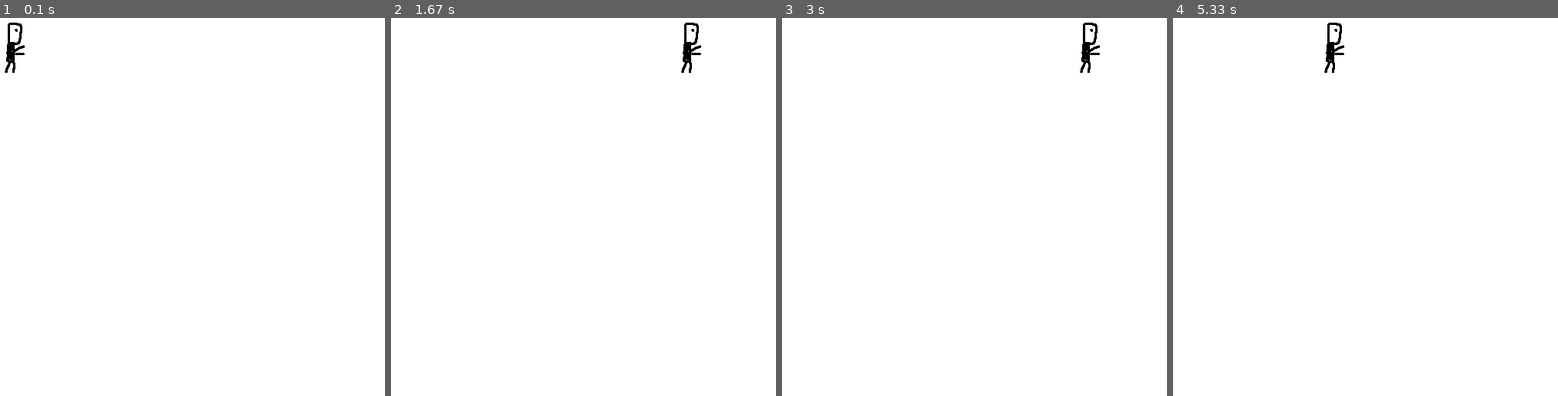
Above: before the commit, frames 1-4 (left to right).
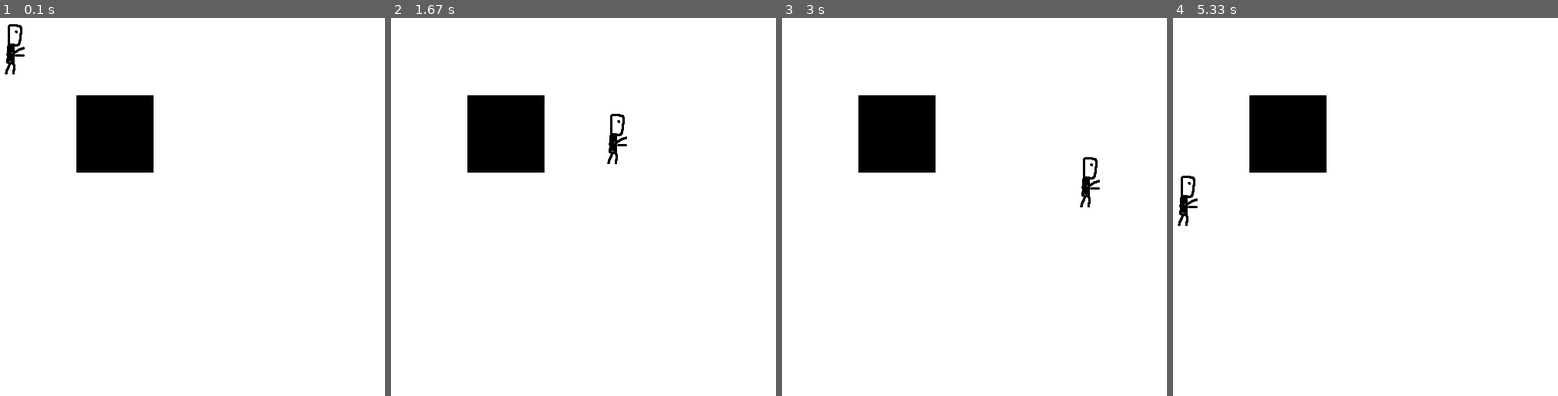
Above: after the commit, the same moments.

Repository: goglgo/pygame_jumBBGGing
Game: pygame game, started from main.py
The game is run twice, just before and just after one commit, with the same random seed, the same clock (stepped at 60 frames per second) and the same inputs.
Inputs:
- Up to frame 1 (0.1 s): no input
- Up to frame 2 (1.67 s): hold Right 0.33-0.8 s; hold Right 0.83-1.3 s; hold Left from 1.33 s (still down)
- Up to frame 3 (3 s): release Left at 1.87 s; hold Left 1.9-2.3 s; hold Right 2.33-2.97 s
- Up to frame 4 (5.33 s): hold Left 3-3.47 s; hold Right 3.5-3.97 s; hold Right 4-4.47 s; hold Left 4.5-5.03 s; hold Left from 5.07 s (still down)

The runs differ from the first frame. In frame 1, 4.2% of the frame differs, in the area x 1-40%, y 1-41%; in frame 2, 4.7%, in the area x 19-81%, y 1-41%; in frame 3, 4.7%; in frame 4, 4.7%.

Commit message:
added collide test

Diff:
--- a/main.py
+++ b/main.py
@@ -8,10 +8,17 @@
 BASE_DIR = os.getcwd()
 ASSET_DIR = os.path.join(BASE_DIR, "assets")
 
+# Set up clock
 clock = pygame.time.Clock()
 
-# Set up the drawing window
-screen = pygame.display.set_mode([500, 500])
+# Set up the drawing window size
+SCREEN_WIDTH = 500
+SCREEN_HEIGHT = 500
+
+os.environ['SCREEN_WIDTH'] = str(SCREEN_WIDTH)
+os.environ['SCREEN_HEIGHT'] = str(SCREEN_HEIGHT)
+
+screen = pygame.display.set_mode([SCREEN_WIDTH, SCREEN_HEIGHT])
 
 
 class EventCheck(object):
@@ -27,10 +34,11 @@
 
 
 class PlayerObject(pygame.sprite.Sprite):
-    def __init__(self, screen_width=500, screen_height=500):
+    def __init__(self):
         super(PlayerObject, self).__init__()
         player_picture_path = os.path.join(ASSET_DIR, "player", "player.png")
         picture = pygame.image.load(player_picture_path)
+        self.picture = picture
 
         # surf from picture by .convert()
         self.surf = picture.convert()
@@ -38,17 +46,14 @@
         # rect from surf by .get_rect()
         self.rect = self.surf.get_rect()
 
-        self.screen_width = screen_width
-        self.screen_height = screen_height
+        # get screen_width, height from environment
+        self.screen_width = int(os.environ.get('SCREEN_WIDTH', 500))
+        self.screen_height = int(os.environ.get('SCREEN_HEIGHT', 500))
+
+        self.player_y_momentum = 0.2
 
     def update(self):
         pressed_keys = pygame.key.get_pressed()
-
-        if pressed_keys[K_UP]:
-            self.rect.move_ip(0,-10)
-
-        if pressed_keys[K_DOWN]:
-            self.rect.move_ip(0,10)
 
         if pressed_keys[K_LEFT]:
             self.rect.move_ip(-10,0)
@@ -59,19 +64,40 @@
         if self.rect.left < 0:
             self.rect.left = 0
 
-        # if self.rect.right > self.screen_width:
-        #     self.rect.right = self.screen_width
+        if self.rect.right > self.screen_width:
+            self.rect.right = self.screen_width
 
-        if self.rect.top <= 0:
-            self.rect.top = 0
+        if self.rect.y > self.screen_height - self.picture.get_height():
+            self.player_y_momentum = -self.player_y_momentum
 
-        # if self.rect.bottom >= self.screen_height:
-        #     self.rect.bottom = self.screen_height
+        else:
+            self.player_y_momentum += 0.2
+
+        self.rect.move_ip(0, self.player_y_momentum)
+
+
+class CollideTest(pygame.sprite.Sprite):
+    def __init__(self):
+        super(CollideTest, self).__init__()
+        self.surf = pygame.Surface((100,100))
+        self.surf.fill((255,0,0))
+        self.rect = pygame.Rect(100,100,100,50)
+
+    def red_update(self):
+        self.surf.fill((255,0,0))
+
+    def black_update(self):
+        self.surf.fill((0,0,0))
 
 
 
 Player = PlayerObject()
-# Run until the user asks to quit
+
+test_sprite = CollideTest()
+
+collide_sprites = pygame.sprite.Group()
+collide_sprites.add(test_sprite)
+
 EVENT = EventCheck()
 
 while EVENT.running:
@@ -81,7 +107,15 @@
     screen.fill((255, 255, 255))
 
     screen.blit(Player.surf, Player.rect)
+    screen.blit(test_sprite.surf, test_sprite.rect)
     Player.update()
+
+    # collide check
+    if pygame.sprite.spritecollideany(Player, collide_sprites):
+        test_sprite.red_update()
+
+    else:
+        test_sprite.black_update()
 
     # Flip the display
     pygame.display.flip()
